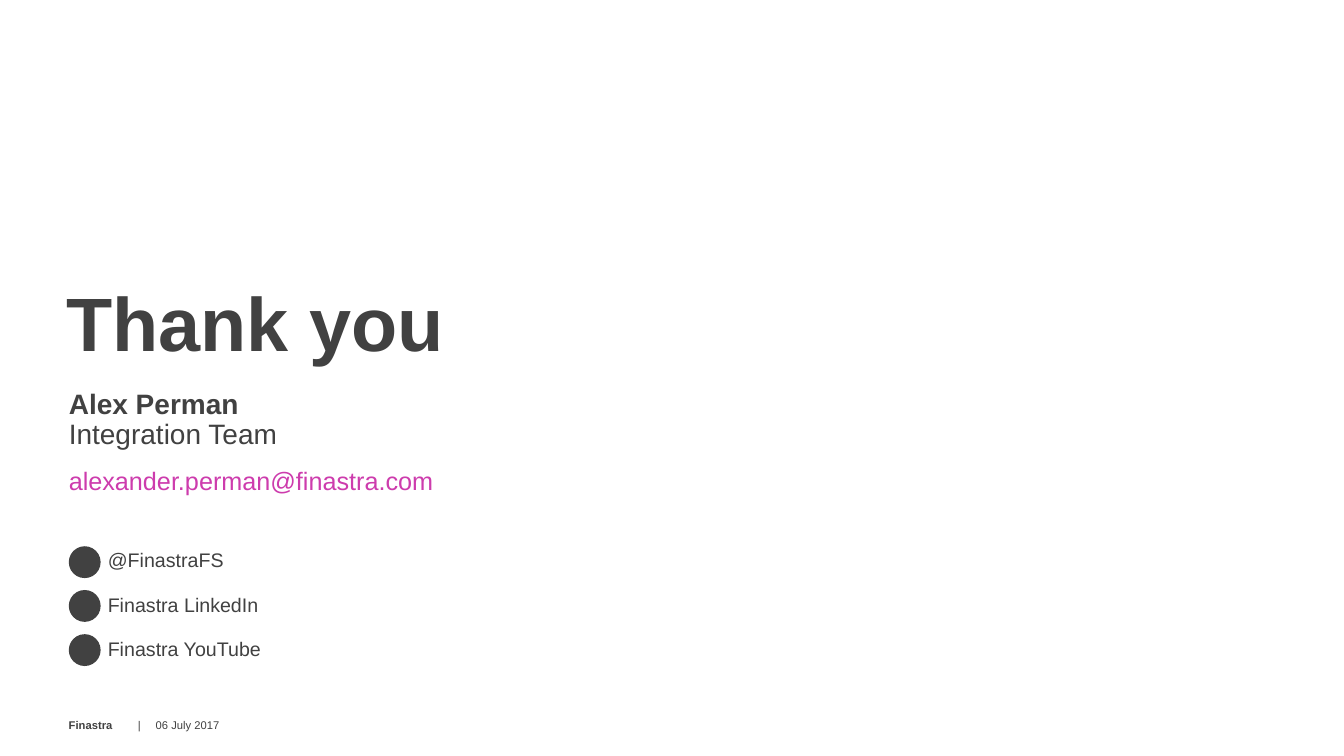
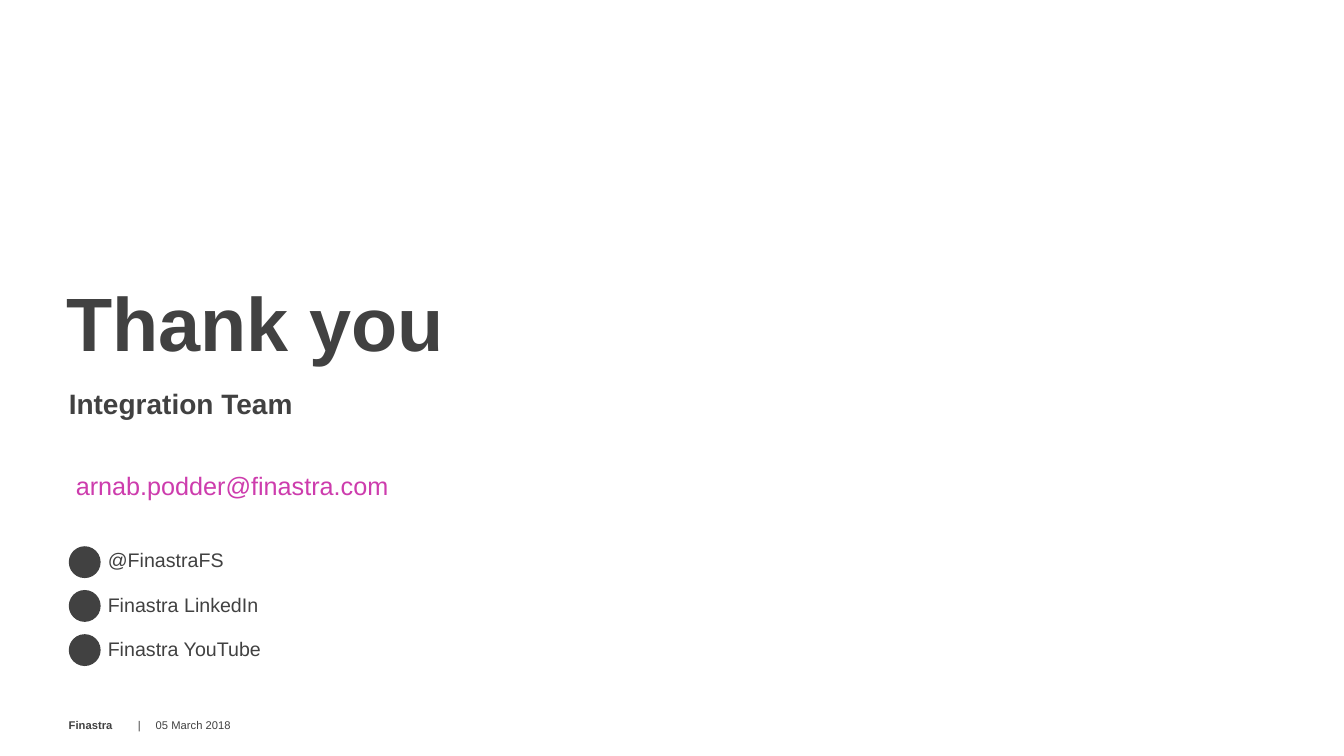
Before and after one commit to alexfinastra/IntegrationWorkshop, a slide deck: slide 6 of documentation/08 Balance Inquiry Interface.pptx (slide 26 before the commit). Drawn at 1344x756 pixels with LibreOffice and Linux fonts; fonts in the diff are those of the drawing; background and template pictures are left out. Boxes give left, top, right and bottom in pixels: in the first picture for what was removed or moved away, otherwise in the second. Text is boxed around its words. In the diff, an @@ line names an element or a change of style, - is before the commit and + after.

```diff
--- a/documentation/08 Balance Inquiry Interface.pptx
+++ b/documentation/08 Balance Inquiry Interface.pptx
@@ subtitle at (x1=69, y1=393, x2=239, y2=415): paragraph removed @@
-Alex Perman
@@ subtitle "Integration Team" at (x1=69, y1=393, x2=292, y2=419): bold on @@
@@ text at (x1=76, y1=476, x2=389, y2=500): text changed @@
-alexander.perman@finastra.com
+arnab.podder@finastra.com
@@ text at (x1=156, y1=721, x2=231, y2=729): text changed @@
-06 July 2017
+05 March 2018
```
Also in this commit, not shown: 3 other slides changed, 2 slides added, 22 slides removed, 20 other files.
